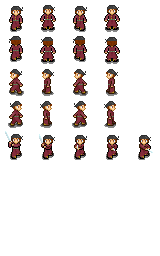
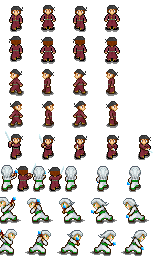
Two versions of the same layered image (w=160, h=256). Layer-by-layer changes:
added layer "Farrand" above "Layer 2" over <box>0,165,149,256</box>
added layer "Layer 2" above "Jeremiiah" over <box>16,163,64,192</box>
painted on "Jeremiiah" over <box>40,101,118,128</box>
showed "Layer 1" over <box>0,101,149,256</box>
